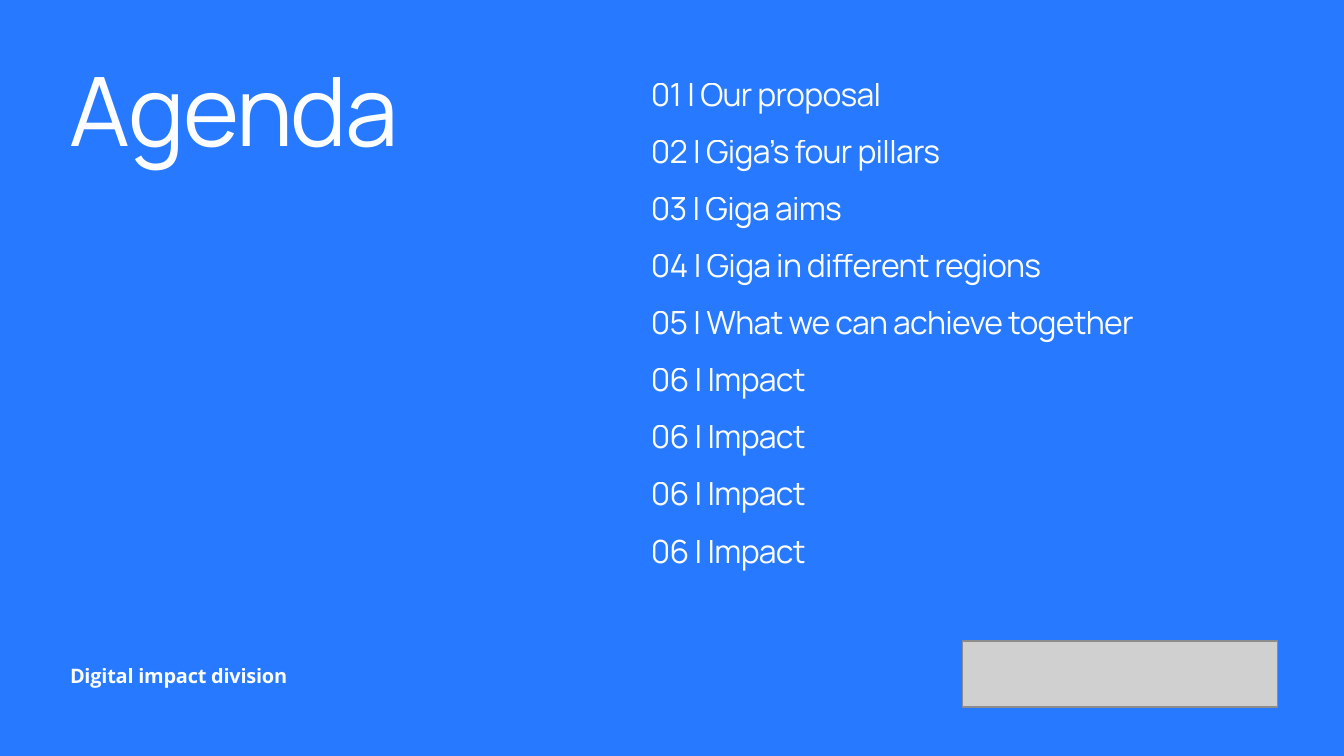
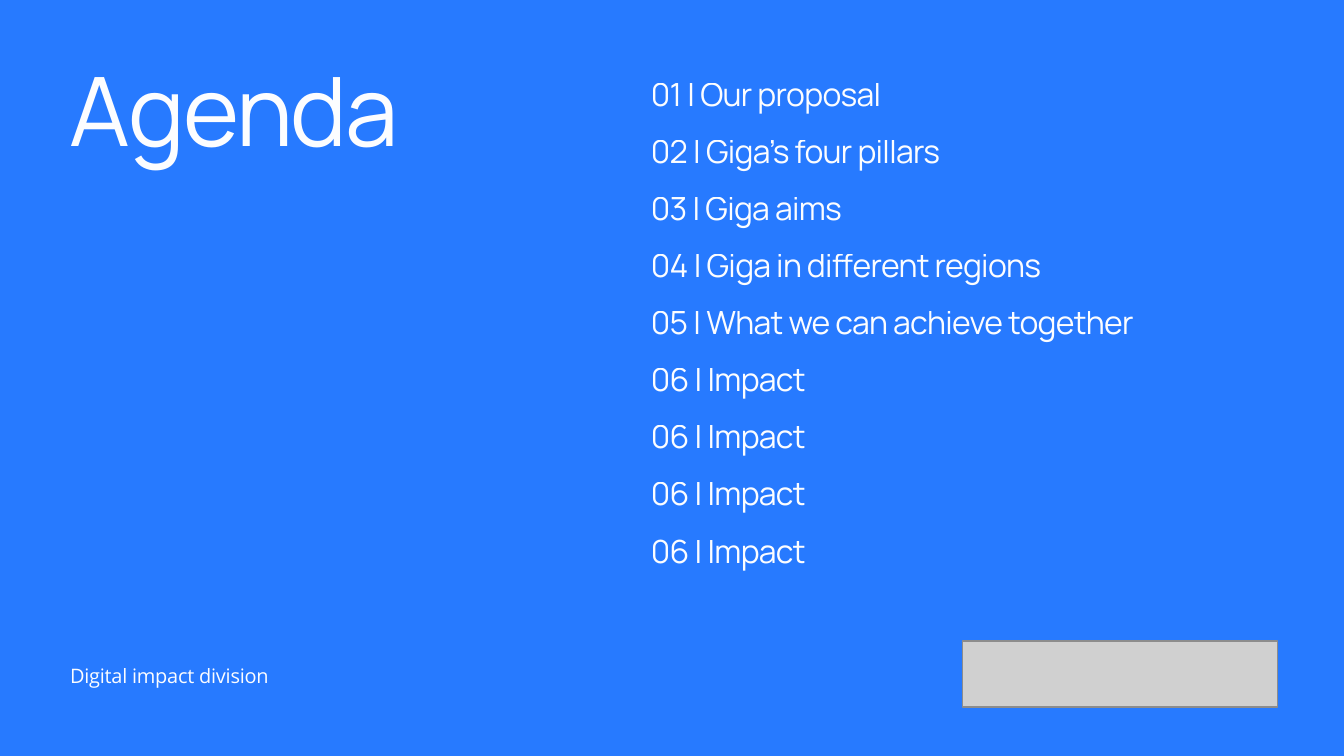
Before and after one commit to mdelprete91-cpu/presentazione, a slide deck: slide 2 of PPT giga.pptx. Drawn at 1344x756 pixels with LibreOffice and Linux fonts; fonts in the diff are those of the drawing; grey boxes stand for pictures. Boxes give left, top, right and bottom in pixels: in the first picture for what was removed or moved away, otherwise in the second. Text is boxed around its words. In the diff, an @@ line names an element or a change of style, - is before the commit and + after.

```diff
--- a/PPT giga.pptx
+++ b/PPT giga.pptx
@@ text "Digital impact division" at (x1=70, y1=668, x2=269, y2=688): bold off @@
```
Also in this commit, not shown: 1 other slide changed.
